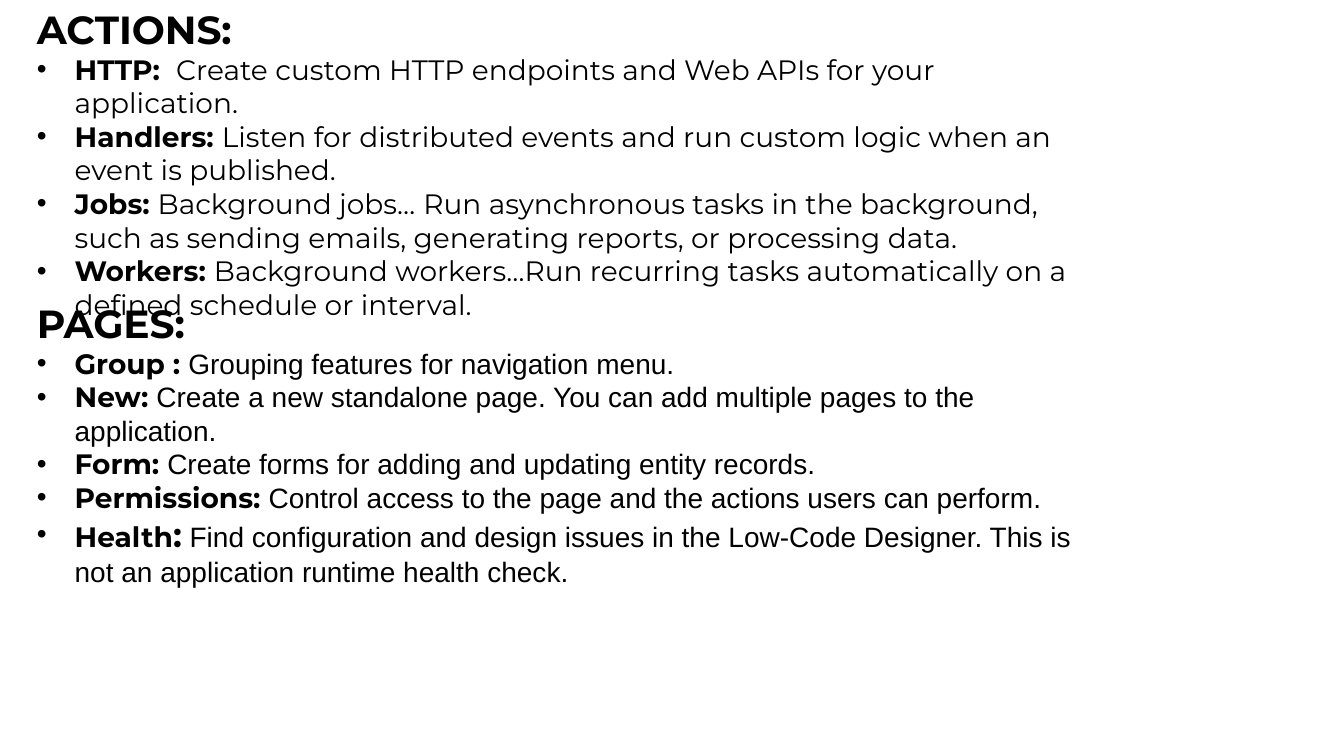
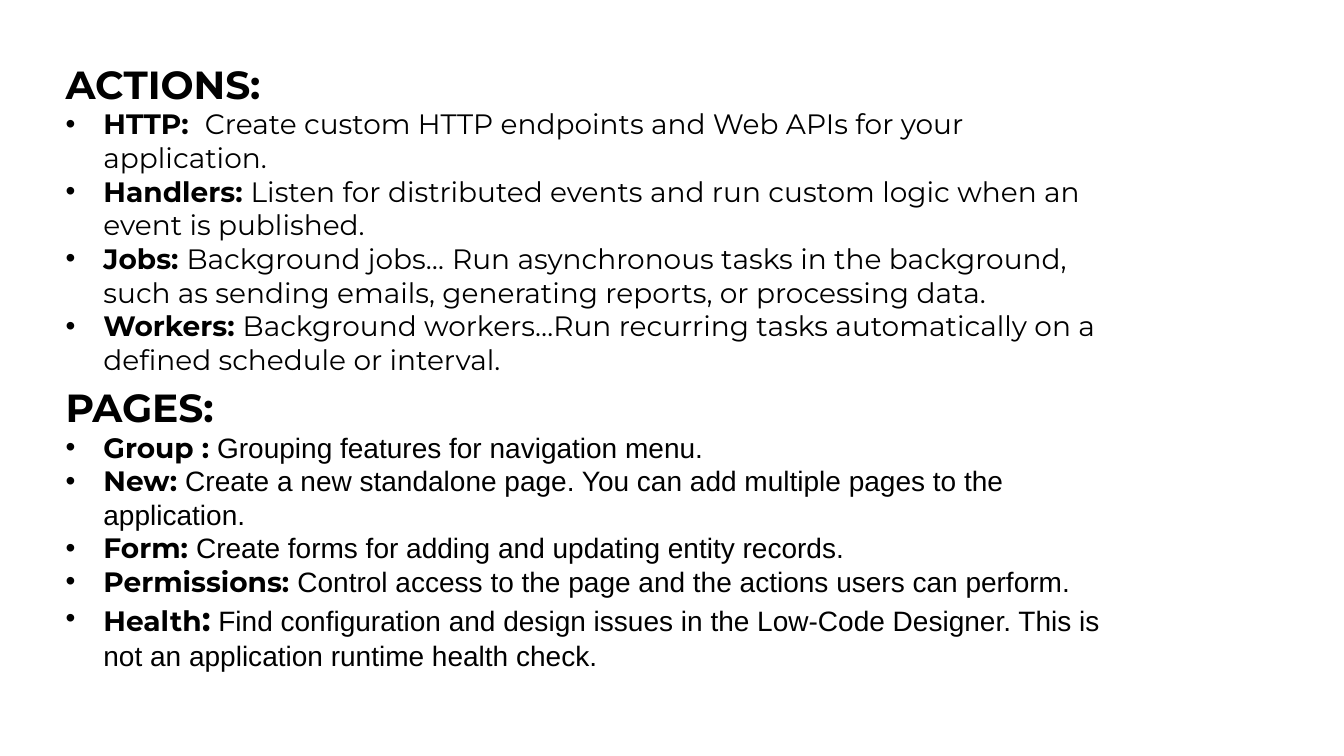
Before and after one commit to ebicoglu/presentations, a slide deck: slide 23 of abp-community-talks-2026.05.pptx (slide 22 before the commit). Drawn at 1344x756 pixels with LibreOffice and Linux fonts; fonts in the diff are those of the drawing. Boxes give left, top, right and bottom in pixels: in the first picture for what was removed or moved away, otherwise in the second. Text is boxed around its words. In the diff, an @@ line names an element or a change of style, - is before the commit and + after.

```diff
--- a/abp-community-talks-2026.05.pptx
+++ b/abp-community-talks-2026.05.pptx
@@ text "ACTIONS:": place and size @@
-text "ACTIONS:" at (37, 16, 1067, 287)
+text "ACTIONS:" at (66, 71, 1095, 342)
@@ text "PAGES:" rewrapped from (37, 300, 1070, 587) to (66, 394, 1099, 671) @@
```
Also in this commit, not shown: 1 slide added.
